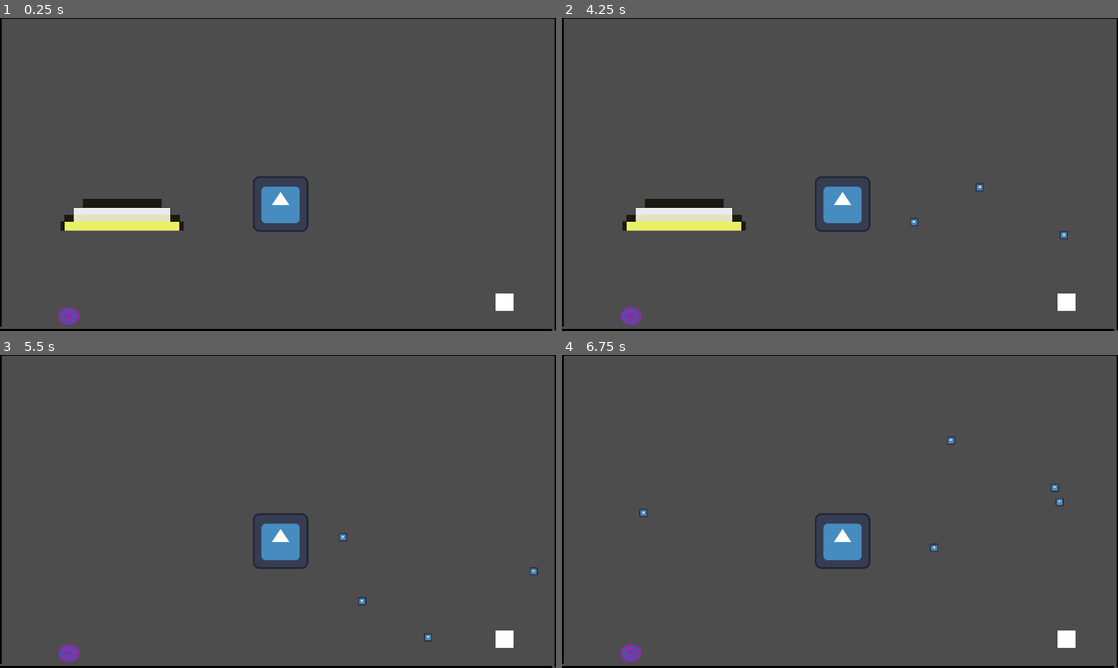
Above: before the commit, frames 1-4 (two rows, left to right).
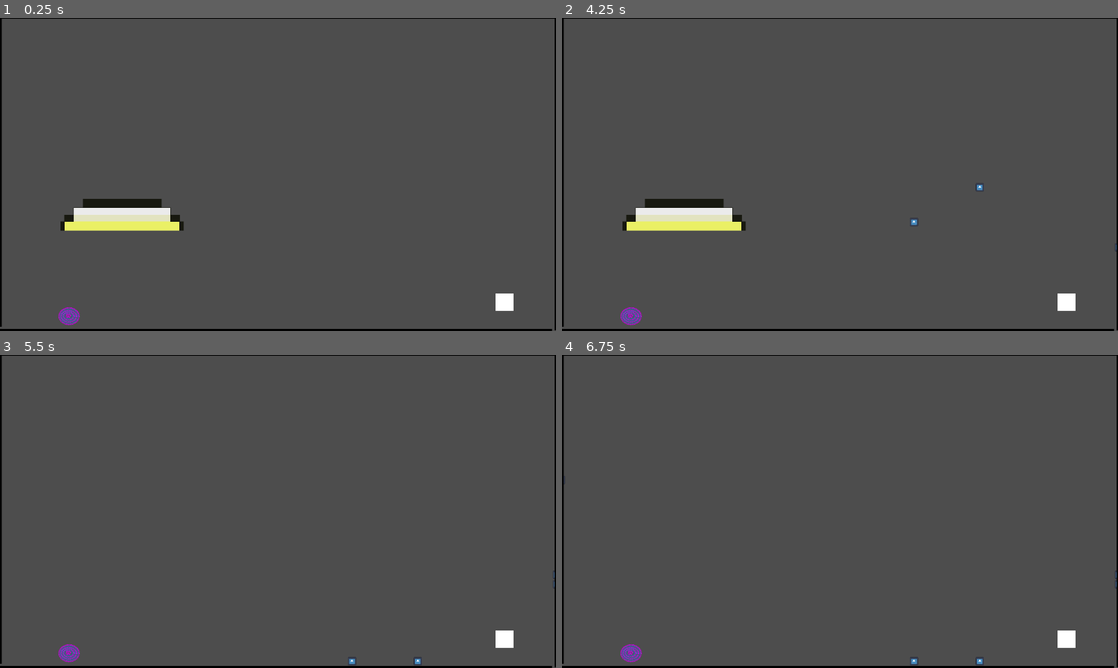
Above: after the commit, the same moments.

Repository: kevinMG01/Game-Jam-Caos
Game: Godot game, scene res://Escenarios/Nivel/Nivel tutorial/nivel_1.tscn
The game is run twice, just before and just after one commit, with the same random seed, the same clock (stepped at 60 frames per second) and the same inputs. The project has no main scene, so this scene is started directly. The engine's default icon, where the game draws it, is replaced by a stand-in: a white triangle on a blue panel in a dark square.
Inputs (mouse positions are in pixels of both pictures, inside the frame that each line leads up to):
- Up to frame 1 (0.25 s): no input
- Up to frame 2 (4.25 s): click (840, 202) at 0.52 s; click (840, 202) at 1.27 s; click (840, 202) at 2.02 s; tap Enter (ui_accept) at 2.75, 3.02, 3.77 s
- Up to frame 3 (5.5 s): tap Enter (ui_accept) at 5.27 s
- Up to frame 4 (6.75 s): tap Enter (ui_accept) at 6.02 s

The runs differ from the first frame. In frame 1, 1.0% of the frame differs, in the area x 45-56%, y 50-69%; in frame 2, 1.0%; in frame 3, 1.2%; in frame 4, 1.2%, in the area x 0-100%, y 26-100%.
Error after the commit: Attempt to call function 'play' in base 'null instance' on a null instance. (res://Escenarios/ObjetosRevote/Objeto1/objeto_1.gd:17)

Commit message:
Sonidos y sprites

Diff:
--- a/GameJamCaos/Escenarios/Nivel/Nivel tutorial/nivel_1.tscn
+++ b/GameJamCaos/Escenarios/Nivel/Nivel tutorial/nivel_1.tscn
@@ -129,6 +129,7 @@
 texture = ExtResource("4_8grnu")
 
 [node name="victoria" type="Control" parent="."]
+visible = false
 layout_mode = 3
 anchors_preset = 0
 offset_left = 582.0
--- a/GameJamCaos/Escenarios/Nivel/Nivel1/nivel_1.tscn
+++ b/GameJamCaos/Escenarios/Nivel/Nivel1/nivel_1.tscn
@@ -1,7 +1,8 @@
-[gd_scene load_steps=10 format=3 uid="uid://hif8s1oisfia"]
+[gd_scene load_steps=11 format=3 uid="uid://hif8s1oisfia"]
 
 [ext_resource type="Texture2D" uid="uid://daj13yjstrpby" path="res://Sprites/Bordes/bordes.png" id="1_ioduh"]
 [ext_resource type="Texture2D" uid="uid://ccfsiwhmk4wbt" path="res://Sprites/Portal/portal.png" id="2_sy0ix"]
+[ext_resource type="AudioStream" uid="uid://dvjfwui4vv74t" path="res://Sonidos/Objeto toca puerta.mp3" id="3_a24fu"]
 [ext_resource type="PackedScene" uid="uid://1d73vllafqvs" path="res://Escenarios/Obstaculo/obstaculo.tscn" id="3_d1656"]
 [ext_resource type="Texture2D" uid="uid://byl86ufvlr7tv" path="res://Sprites/Portal/GPbOtliWAAAr1i4.png" id="4_0by5p"]
 
@@ -118,6 +119,9 @@
 position = Vector2(13, 6)
 texture = ExtResource("2_sy0ix")
 
+[node name="Objeto colisiona con portal" type="AudioStreamPlayer2D" parent="Salida"]
+stream = ExtResource("3_a24fu")
+
 [node name="Obstaculo" parent="." instance=ExtResource("3_d1656")]
 position = Vector2(140, 141)
 rotation = -0.815851
--- a/GameJamCaos/Escenarios/ObjetosRevote/Objeto1/objeto_1.tscn
+++ b/GameJamCaos/Escenarios/ObjetosRevote/Objeto1/objeto_1.tscn
@@ -1,9 +1,11 @@
-[gd_scene load_steps=7 format=3 uid="uid://bxivus7c57suj"]
+[gd_scene load_steps=9 format=3 uid="uid://bxivus7c57suj"]
 
 [ext_resource type="Script" path="res://Escenarios/ObjetosRevote/Objeto1/objeto_1.gd" id="1_trqga"]
 [ext_resource type="Texture2D" uid="uid://bubbmfial5ogu" path="res://icon.svg" id="2_1obha"]
 [ext_resource type="Script" path="res://Escenarios/ObjetosRevote/Objeto1/Area2D.gd" id="3_mg5hx"]
-[ext_resource type="AudioStream" uid="uid://iix6gpjv47pj" path="res://Sonidos/metal-whoosh-hit-9-201909.mp3" id="4_c31a3"]
+[ext_resource type="AudioStream" uid="uid://iix6gpjv47pj" path="res://Sonidos/Rebote1.mp3" id="4_aj20c"]
+[ext_resource type="AudioStream" uid="uid://cjlbedhvdf5jg" path="res://Sonidos/Rebote2.mp3" id="5_byg21"]
+[ext_resource type="AudioStream" uid="uid://v4rpkx7svd8d" path="res://Sonidos/Rebote3.mp3" id="6_6ofit"]
 
 [sub_resource type="CircleShape2D" id="CircleShape2D_ab1ru"]
 radius = 9.21954
@@ -30,7 +32,13 @@
 [node name="CollisionShape2D" type="CollisionShape2D" parent="Area2D"]
 shape = SubResource("CircleShape2D_v0kkh")
 
-[node name="rebote" type="AudioStreamPlayer2D" parent="."]
-stream = ExtResource("4_c31a3")
+[node name="rebote1" type="AudioStreamPlayer2D" parent="."]
+stream = ExtResource("4_aj20c")
+
+[node name="rebote2" type="AudioStreamPlayer2D" parent="."]
+stream = ExtResource("5_byg21")
+
+[node name="rebote 3" type="AudioStreamPlayer2D" parent="."]
+stream = ExtResource("6_6ofit")
 
 [connection signal="area_entered" from="Area2D" to="." method="_on_area_2d_area_entered"]
--- a/GameJamCaos/Escenarios/Resortera/resortera.tscn
+++ b/GameJamCaos/Escenarios/Resortera/resortera.tscn
@@ -1,7 +1,9 @@
-[gd_scene load_steps=4 format=3 uid="uid://dkle32qvogue7"]
+[gd_scene load_steps=6 format=3 uid="uid://dkle32qvogue7"]
 
 [ext_resource type="Script" path="res://Escenarios/Resortera/resortera.gd" id="1_maxp7"]
 [ext_resource type="Texture2D" uid="uid://t4pv60bx2o8x" path="res://Sprites/Resortera/resortera 100x300.png" id="2_edwob"]
+[ext_resource type="AudioStream" uid="uid://cjii38r0ofo8o" path="res://Sonidos/Dispara.mp3" id="3_k5kpx"]
+[ext_resource type="AudioStream" uid="uid://d2rc0akqacq1x" path="res://Sonidos/Agarra objeto.mp3" id="4_lsmg6"]
 
 [sub_resource type="RectangleShape2D" id="RectangleShape2D_rr52d"]
 size = Vector2(158, 22)
@@ -19,5 +21,12 @@
 
 [node name="temporizador" type="Timer" parent="."]
 
+[node name="Dispara objeto" type="AudioStreamPlayer2D" parent="."]
+stream = ExtResource("3_k5kpx")
+volume_db = -18.667
+
+[node name="Agarra el objeto" type="AudioStreamPlayer2D" parent="."]
+stream = ExtResource("4_lsmg6")
+
 [connection signal="area_entered" from="." to="." method="_on_area_entered"]
 [connection signal="timeout" from="temporizador" to="." method="_on_temporizador_timeout"]
Not shown, removed: GameJamCaos/Sonidos/086123_slingshot-81843.mp3.import
Not shown, removed: GameJamCaos/Sonidos/1REBOTE RESORTERA 1.mp3.import
Not shown, removed: GameJamCaos/Sonidos/1S_OBJET 1.mp3.import
Not shown, removed: GameJamCaos/Sonidos/1TIME OUT 1.mp3.import
Not shown, added: GameJamCaos/Sonidos/Agarra objeto.mp3.import
Not shown, added: GameJamCaos/Sonidos/Dispara.mp3.import
Not shown, added: GameJamCaos/Sonidos/Objeto toca puerta.mp3.import
Not shown, added: GameJamCaos/Sonidos/Rebote1.mp3.import
Not shown, added: GameJamCaos/Sonidos/Rebote2.mp3.import
Not shown, added: GameJamCaos/Sonidos/Rebote3.mp3.import
Not shown, added: GameJamCaos/Sonidos/Se acabo el tiempo.mp3.import
Not shown, removed: GameJamCaos/Sonidos/metal-whoosh-hit-9-201909.mp3.import
(and 7 more such lines)
